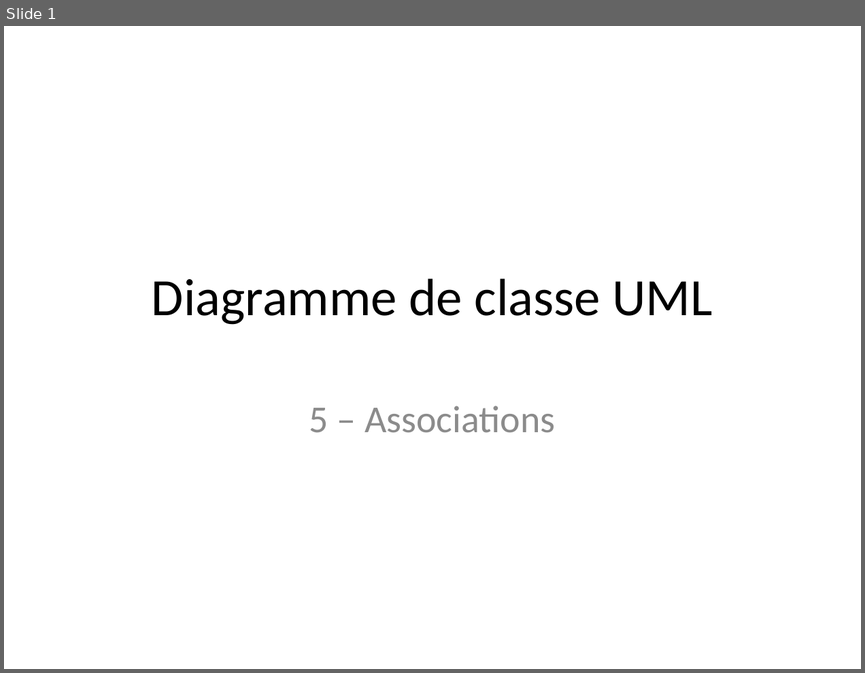
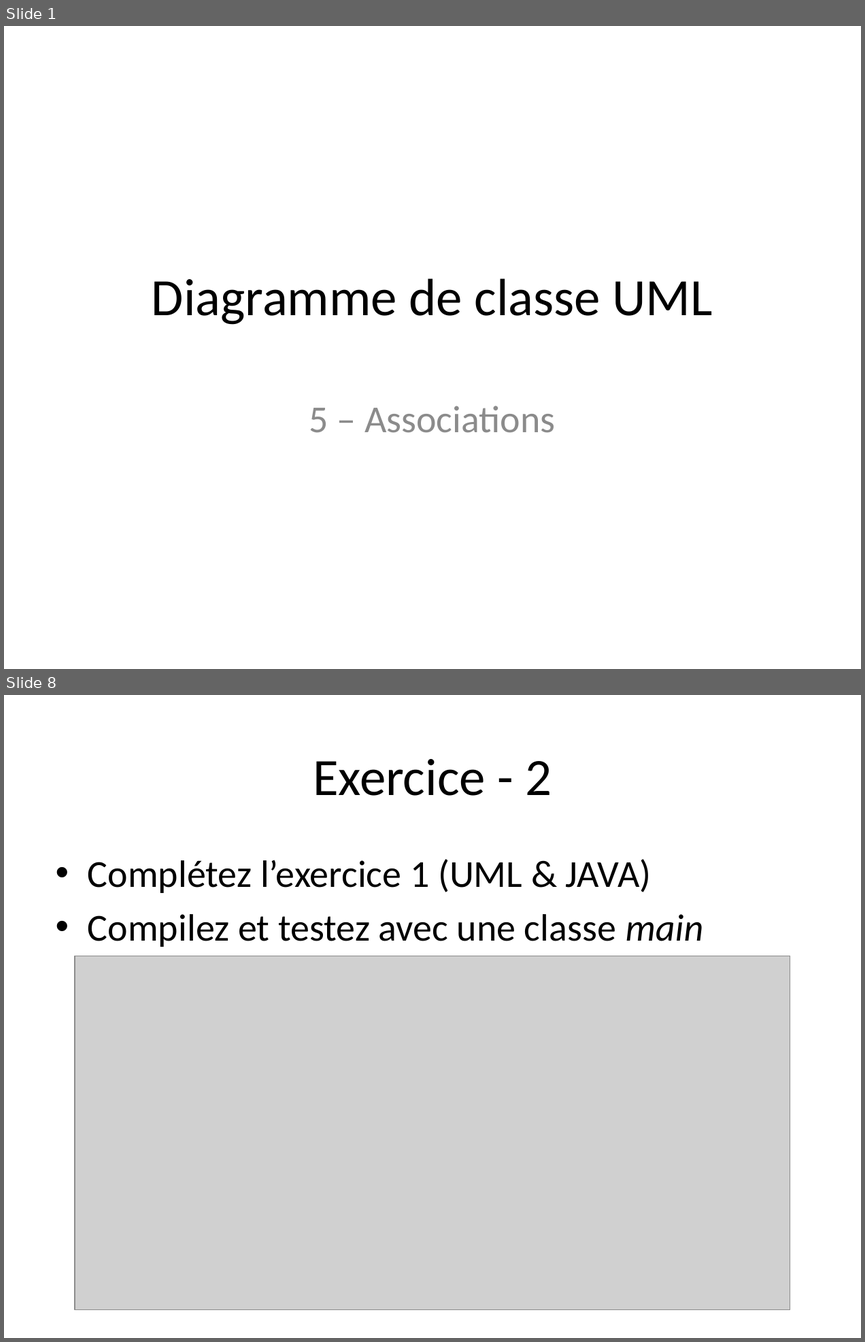
Before and after one commit to profesig/exosOO, a slide deck: Diagramme de classe/L5 - Associations/L5 - Associations.pptx. Shown one above the other, each under a label of ours: slide 1 before the commit, slides 1 and 8 after it; the slides between them are not shown. The pictures are 865x673 and 865x1342 pixels, drawn with LibreOffice and Linux fonts; fonts in the diff are those of the drawing; grey boxes stand for pictures. Boxes give left, top, right and bottom in pixels: in the first picture for what was removed or moved away, otherwise in the second. Text is boxed around its words. In the diff, an @@ line names an element or a change of style, - is before the commit and + after.

```diff
--- a/Diagramme de classe/L5 - Associations/L5 - Associations.pptx
+++ b/Diagramme de classe/L5 - Associations/L5 - Associations.pptx
@@ slide 8 added at (4,695,861,1338), background #FFFFFF @@
@@ title added at (313,759,551,796), 44 pt, text #000000 @@
+Exercice - 2
@@ text added at (88,859,704,947), 32 pt, text #000000 @@
+• Complétez l’exercice 1 (UML & JAVA)
+• Compilez et testez avec une classe main
@@ picture added at (75,955,791,1309) @@
```
Also in this commit, not shown: 4 slides changed, 4 other slides added, 2 slides removed, 10 other files.
